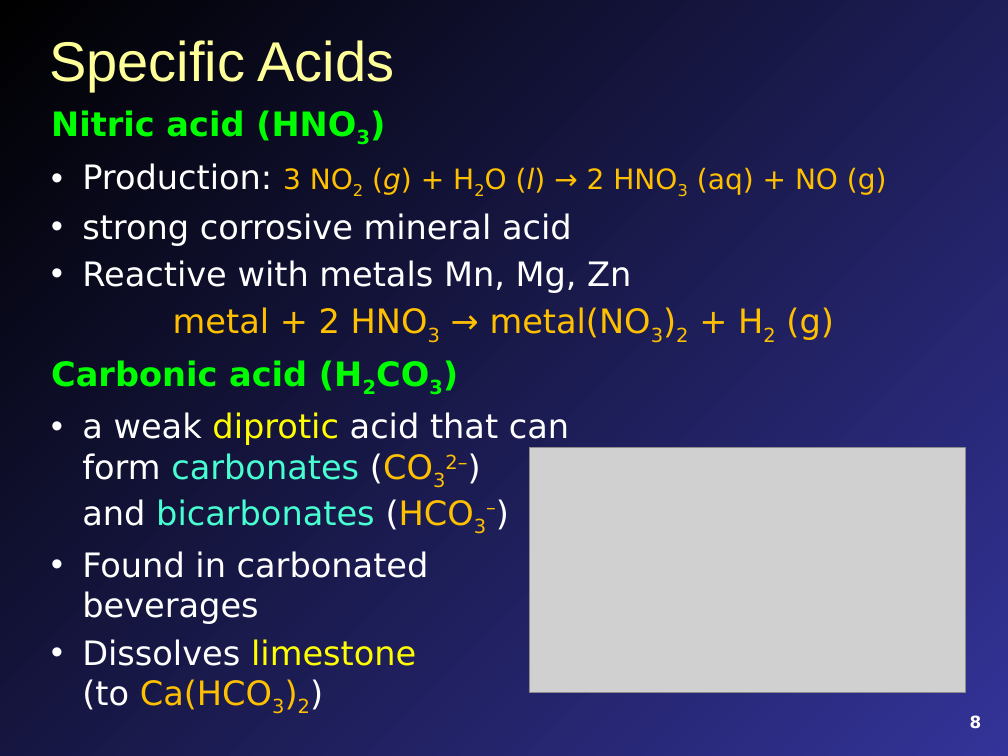
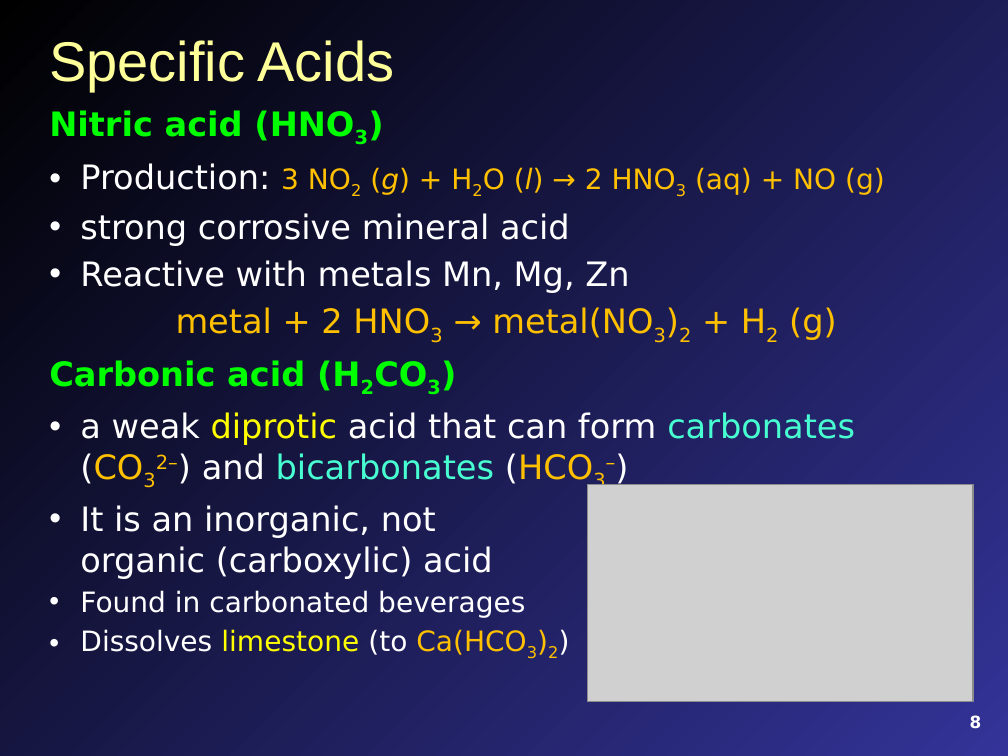
Before and after one commit to mavigozler/mavigozler.github.io, a slide deck: slide 8 of docs/Teaching/PPTX/FCC Chem 3A Chap 12 Content.pptx. Drawn at 1008x756 pixels with LibreOffice and Linux fonts; fonts in the diff are those of the drawing; grey boxes stand for pictures. Boxes give left, top, right and bottom in pixels: in the first picture for what was removed or moved away, otherwise in the second. Text is boxed around its words. In the diff, an @@ line names an element or a change of style, - is before the commit and + after.

```diff
--- a/docs/Teaching/PPTX/FCC Chem 3A Chap 12 Content.pptx
+++ b/docs/Teaching/PPTX/FCC Chem 3A Chap 12 Content.pptx
@@ text at (80, 505, 493, 579): paragraph added @@
+• It is an inorganic, not
+  organic (carboxylic) acid
@@ picture: place and size @@
-picture at (530, 448, 966, 692)
+picture at (588, 485, 973, 702)
@@ text at (80, 590, 558, 658): size 24 to 20 pt in "Found in carbonated beverages", "Dissolves limestone (to Ca(HCO3)2)" @@
```
Also in this commit, not shown: 3 other slides changed, 2 slides added, 1 slide removed, 16 other files.
